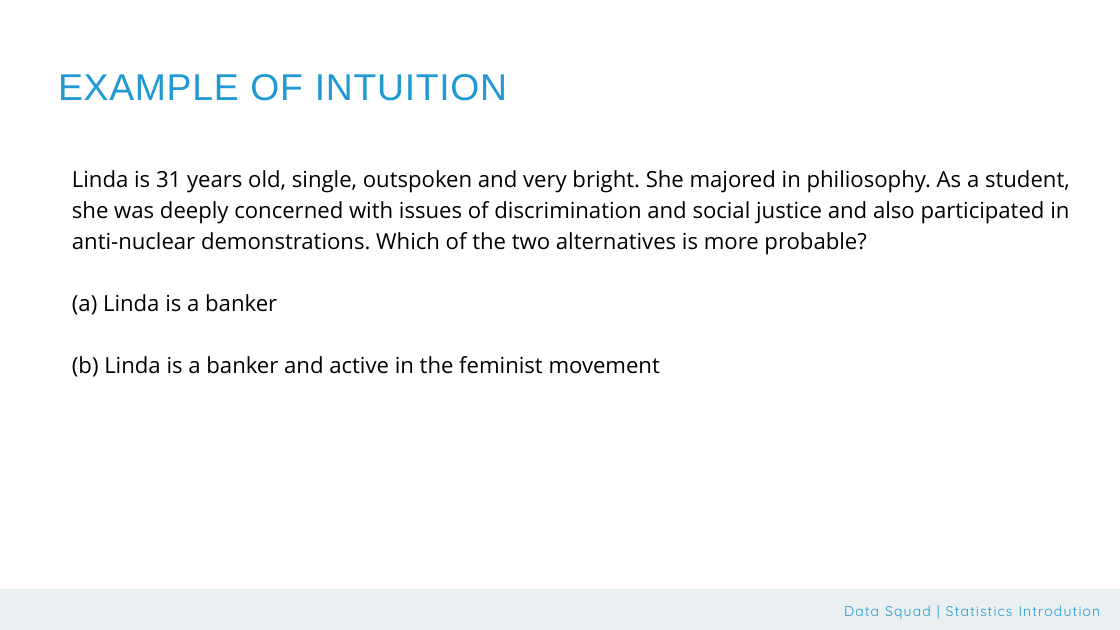
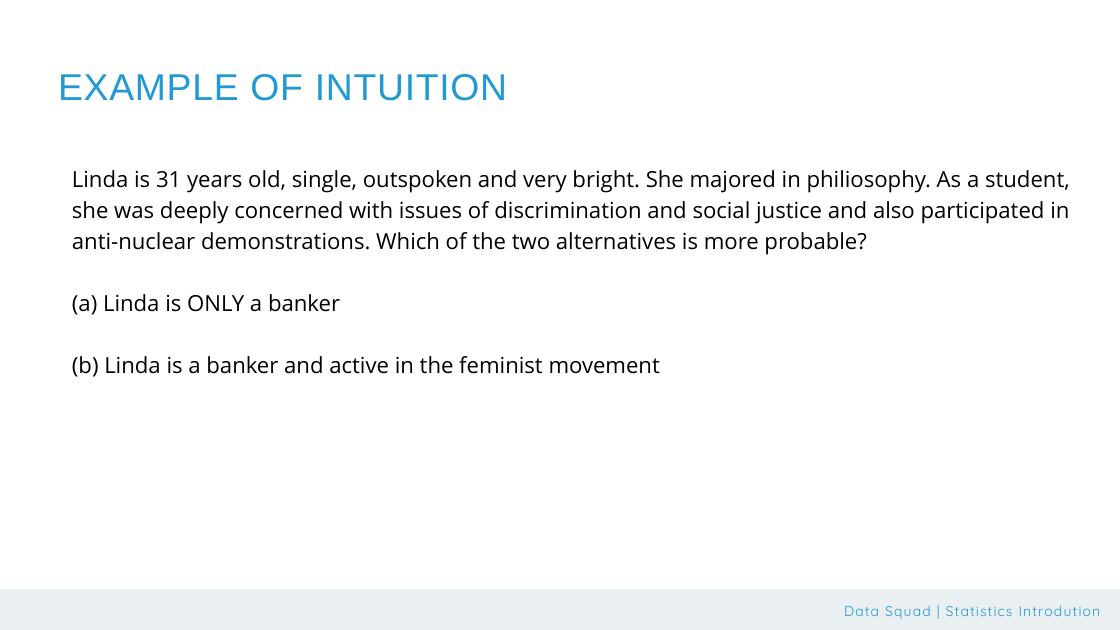
Before and after one commit to dbigman/nbs-4-master, a slide deck: slide 3 of s-401-404/0. Review on Statistics.pptx. Drawn at 1120x630 pixels with LibreOffice and Linux fonts; fonts in the diff are those of the drawing. Boxes give left, top, right and bottom in pixels: in the first picture for what was removed or moved away, otherwise in the second. Text is boxed around its words. In the diff, an @@ line names an element or a change of style, - is before the commit and + after.

```diff
--- a/s-401-404/0. Review on Statistics.pptx
+++ b/s-401-404/0. Review on Statistics.pptx
@@ text at (x1=72, y1=294, x2=340, y2=315): text changed @@
-(a) Linda is a banker
+(a) Linda is ONLY a banker
```
Also in this commit, not shown: 7 other slides changed, 1 slide removed, 53 other files.
